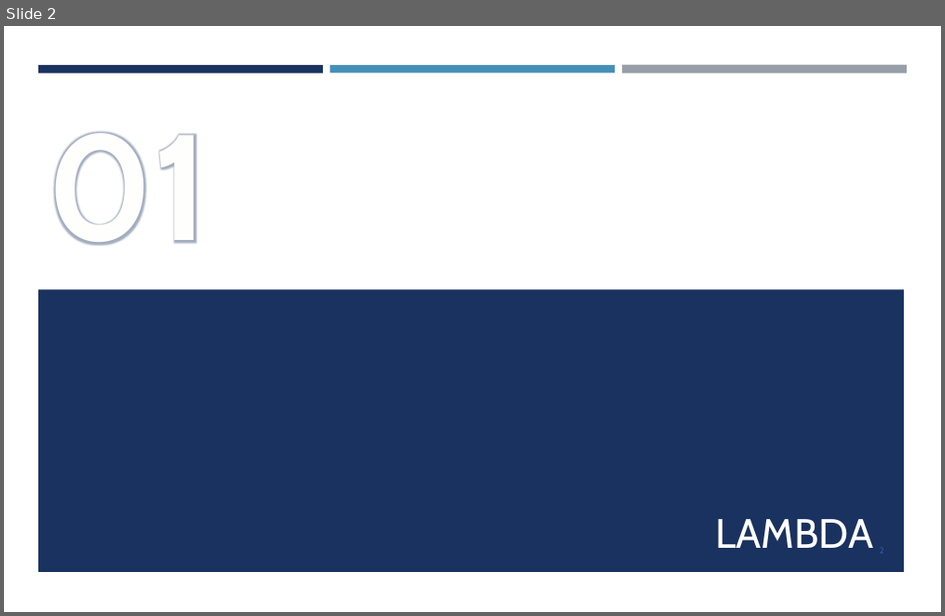
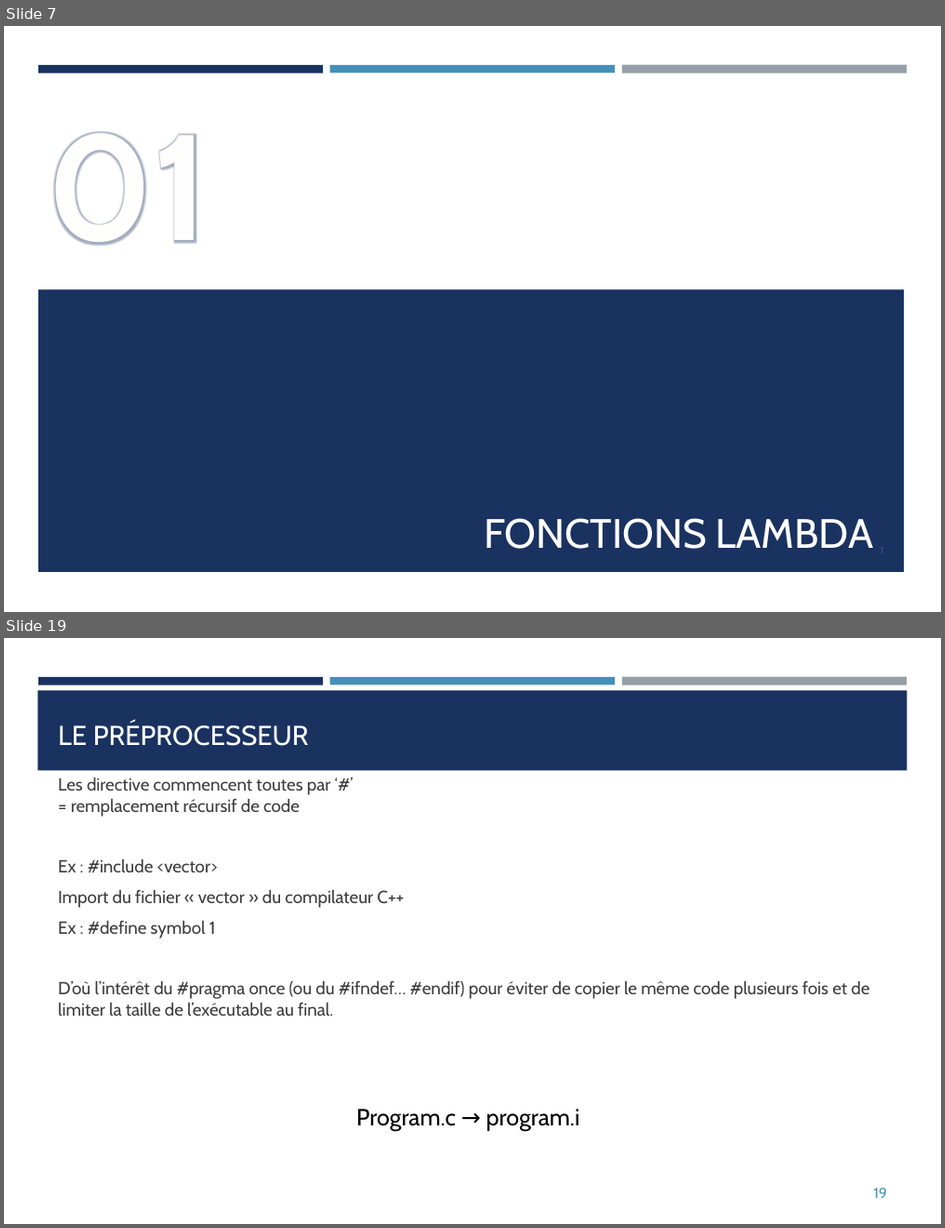
Before and after one commit to franckginguene/cpp_scalian, a slide deck: diapos/CPP_matin.pptx. Shown one above the other, each under a label of ours: slide 2 before the commit, slides 7 and 19 after it; the slides between them are not shown. The pictures are 945x616 and 945x1228 pixels, drawn with LibreOffice and Linux fonts; fonts in the diff are those of the drawing. Boxes give left, top, right and bottom in pixels: in the first picture for what was removed or moved away, otherwise in the second. Text is boxed around its words. In the diff, an @@ line names an element or a change of style, - is before the commit and + after.

Commit message:
lambdas

```diff
--- a/diapos/CPP_matin.pptx
+++ b/diapos/CPP_matin.pptx
@@ slide 19 added at (4,638,941,1224), background #FFFFFF; not listed: 3 template elements that a slide beside it also shows @@
@@ rectangle added at (37,690,908,770), fill #1A3260 @@
@@ title added at (58,722,309,746), 21 pt, text #FFFFFF @@
+LE PRÉPROCESSEUR
@@ text added at (58,778,870,1016), 13.5 pt, text #3D3D3D @@
+Les directive commencent toutes par ‘#’
+= remplacement récursif de code
+Ex : #include <vector>
+Import du fichier « vector » du compilateur C++
+Ex : #define symbol 1
+D’où l’intérêt du #pragma once (ou du #ifndef… #endif) pour éviter de copier le même code plusieurs fois et de limiter la taille de l’exécutable au final.
@@ text added at (356,1109,581,1131), 18 pt, text #000000 @@
+Program.c → program.i
@@ page number added at (874,1188,888,1198), 11 pt, text #4590B8 @@
+19
@@ what was slide 2 is now slide 7 @@
@@ slide 7 changed as well @@
@@ title at (484,518,874,549): text changed @@
-LAMBDA
+FONCTIONS LAMBDA
```
Also in this commit, not shown: 2 other slides changed, 23 other slides added, 6 slides removed, 1 other file.
